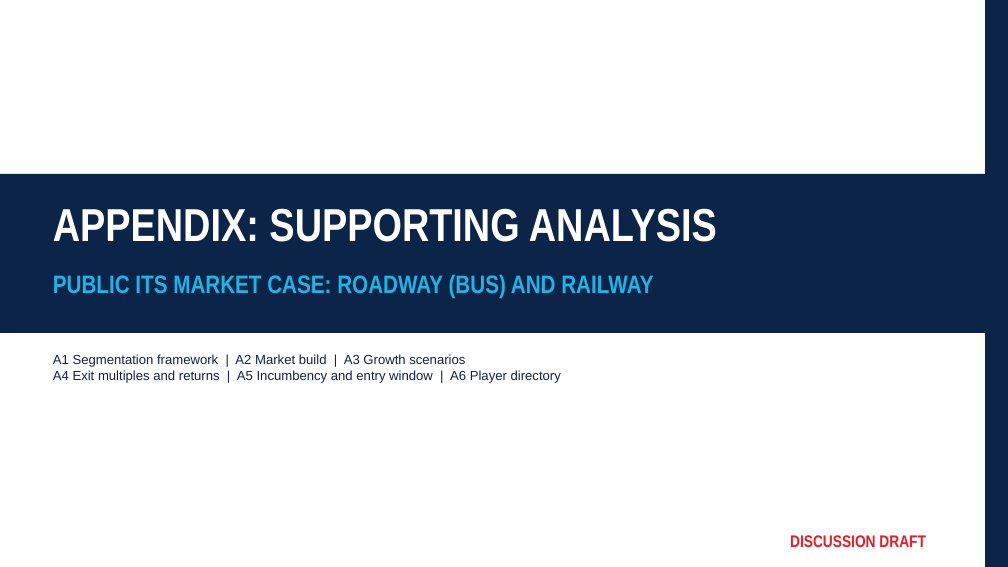
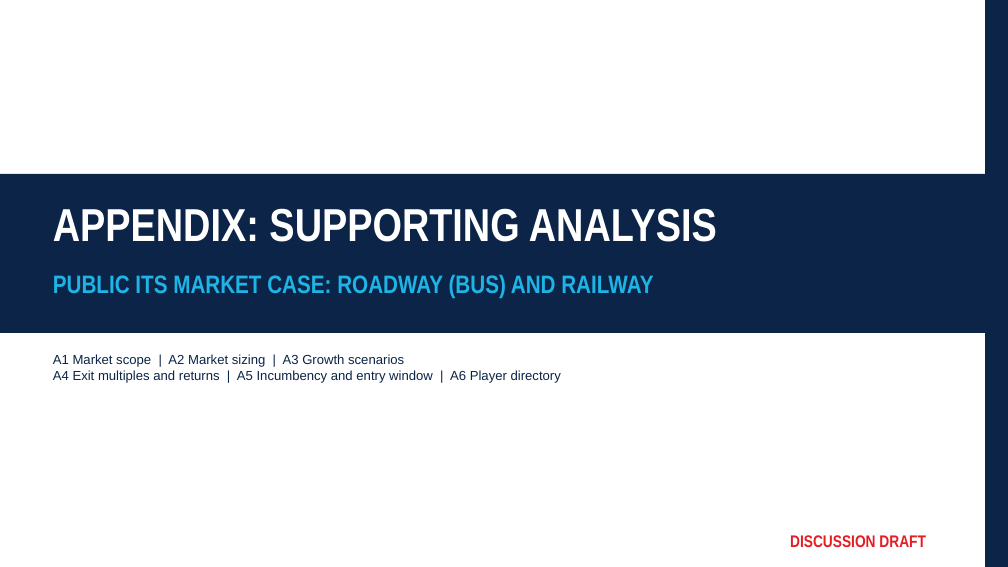
Before and after one commit to matthewkang858/Project-2-, a slide deck: slide 1 of its-market-case/deck/Public_ITS_Market_Case_Appendix.pptx. Drawn at 1008x567 pixels with LibreOffice and Linux fonts; fonts in the diff are those of the drawing. Boxes give left, top, right and bottom in pixels: in the first picture for what was removed or moved away, otherwise in the second. Text is boxed around its words. In the diff, an @@ line names an element or a change of style, - is before the commit and + after.

```diff
--- a/its-market-case/deck/Public_ITS_Market_Case_Appendix.pptx
+++ b/its-market-case/deck/Public_ITS_Market_Case_Appendix.pptx
@@ text at (53,354,404,367): text changed @@
-A1 Segmentation framework | A2 Market build | A3 Growth scenarios
+A1 Market scope | A2 Market sizing | A3 Growth scenarios
```
Also in this commit, not shown: 6 other slides changed, 3 other files.
